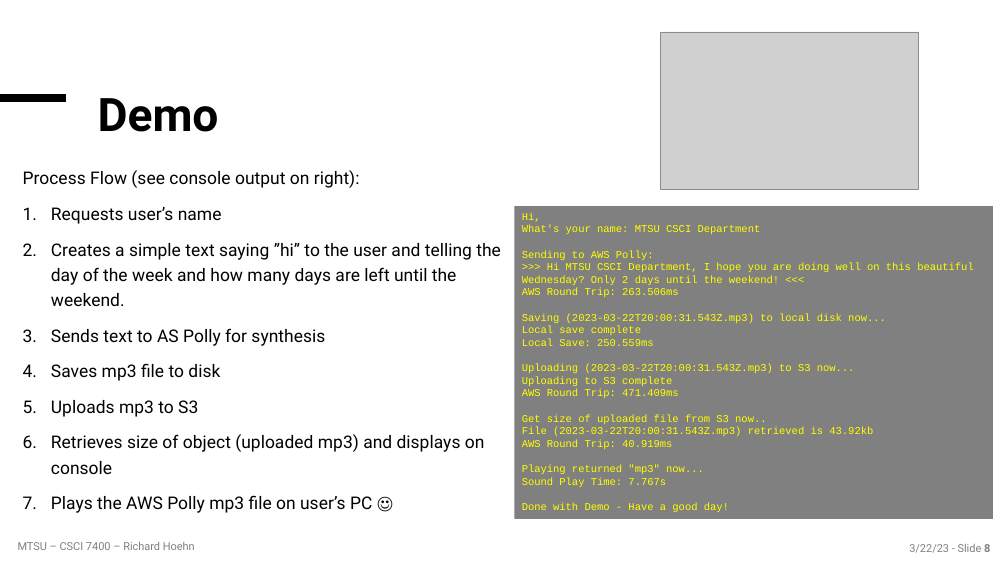
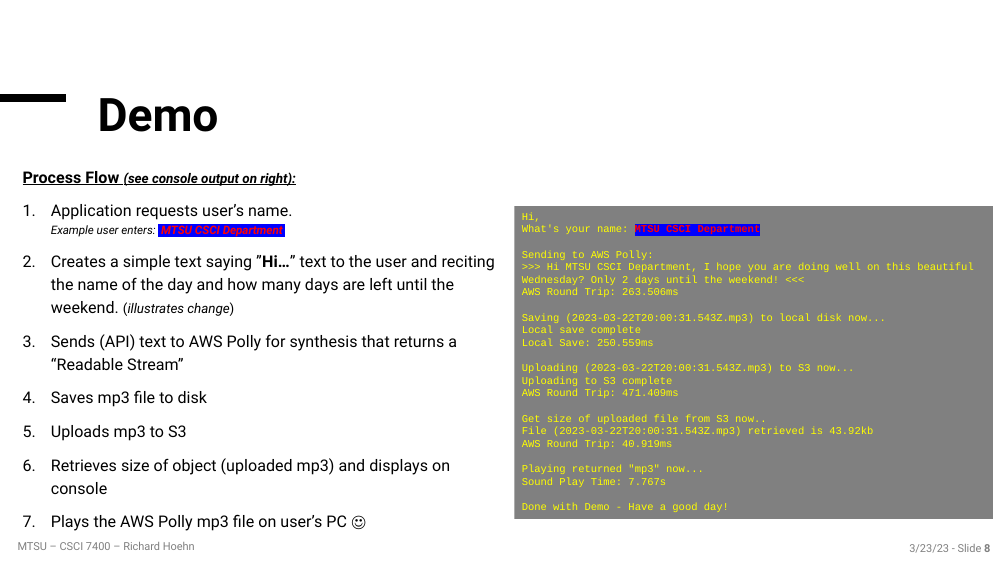
Before and after one commit to richardhoehn/mtsu.csci.7400.assignment02, a slide deck: slide 8 of presentation/HoehnAssignment2_Polly.pptx. Drawn at 1008x567 pixels with LibreOffice and Linux fonts; fonts in the diff are those of the drawing; grey boxes stand for pictures; background and template pictures are left out. Boxes give left, top, right and bottom in pixels: in the first picture for what was removed or moved away, otherwise in the second. Text is boxed around its words. In the diff, an @@ line names an element or a change of style, - is before the commit and + after.

```diff
--- a/presentation/HoehnAssignment2_Polly.pptx
+++ b/presentation/HoehnAssignment2_Polly.pptx
@@ picture removed at bbox=[661, 32, 918, 189] @@
@@ text at bbox=[23, 171, 450, 531]: size 16.6 to 15.3 pt in "Process Flow", "Saves mp3 file to disk", "Uploads mp3 to S3", "Retrieves size of object (uploaded mp3) and ..." and 1 more places; size 16.6 to 12.8 pt, italic on in "(see console output on right):"; bold on, underline on in "Process Flow (see console output on right):" @@
@@ text at bbox=[51, 204, 495, 370]: text changed; size 16.6 to 15.3 pt @@
-1. Requests user’s name
-2. Creates a simple text saying ”hi” to the user and telling the day of the week and how many days are left until the weekend.
-3. Sends text to AS Polly for synthesis
+1. Application requests user’s name.
+   Example user enters: MTSU CSCI Department
+2. Creates a simple text saying ”Hi…” text to the user and reciting the name of the day and how many days are left until the weekend. (illustrates change)
+3. Sends (API) text to AWS Polly for synthesis that returns a “Readable Stream”
@@ text in rectangle at bbox=[522, 225, 761, 236]: text colour #FFFF00 to #FF0000, highlight none to #0000FF, bold on in "MTSU CSCI Department" @@
```
Also in this commit, not shown: 2 other slides changed, 3 slides added, 1 slide removed, 6 other files.
